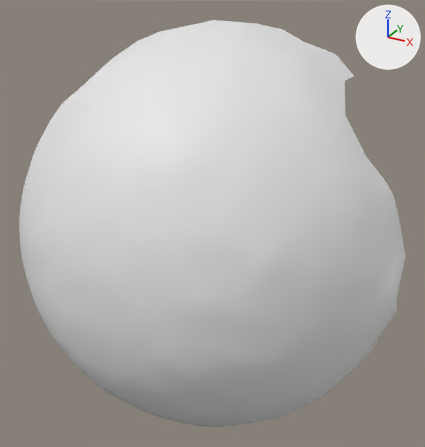
Before and after pictures for a commit that changed the OBJ model res/final/onecam_fullvolume/07/cleanedup/FullVolium.000389.obj.
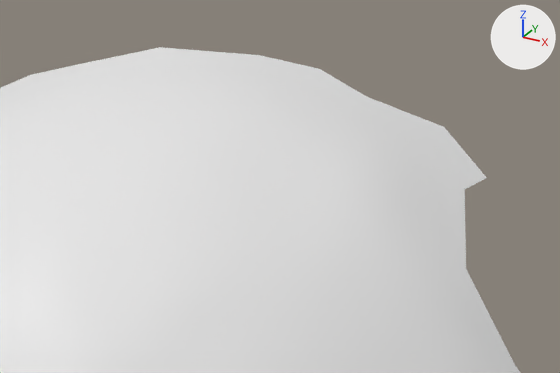
Each version is shown whole from a camera (50 mm lens) standing at (-390.1, -303.0, 559.3) and looking at (-487.1, -126.7, 471.2), then close up on the part from 34% to 91% of the width and 0% to 36% of the height. Lighting does not change. The marker at upper right points along +X, +Y and +Z. Where no turn or scale is listed for an object, it has been applied to the vertices.

Names of what the first close-up shows: 'FullVolium.000389'.
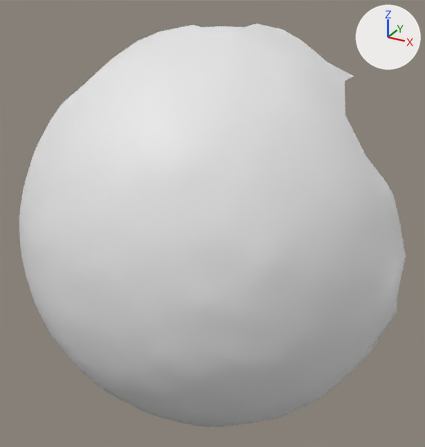
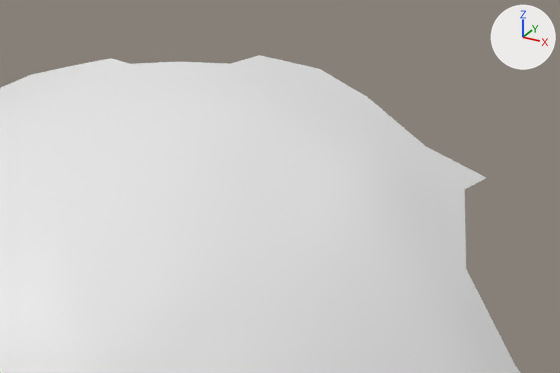
Changed parts and their boxes (x1, y1, x2, y2) in the close-ups (560 x 373 px):
'FullVolium.000389', reshaped: before (0, 47, 521, 373); after (0, 55, 521, 373)
part 1 of me_fullvolium_000389, deleted: before (73, 47, 487, 178)

The change in detail:
me_fullvolium_000389 has 1296 vertices, 2542 faces and spans x -571.0..-419.0, y -184.0..-88.0, z 382.0..541.0.
me_fullvolium_000389 is used by ob_fullvolium_000389; location (0.0, 0.0, 0.0).
Verts and faces of me_fullvolium_000389; kept vertices keep their numbers, new ones are numbered from 1296.
Before the commit, vertices of me_fullvolium_000389: 1183 (-499.0, -113.0, 539.0) at pixel (130, 63), 1185 (-493.0, -110.0, 540.0) at pixel (178, 61), 1237 (-504.0, -110.0, 539.0) at pixel (110, 58), 1238 (-498.0, -106.0, 541.0) at pixel (159, 47), 1239 (-512.0, -110.0, 538.0) at pixel (69, 66).
Before the commit, vertices of me_fullvolium_000389: 1280 (-486.0, -106.0, 539.0) at pixel (230, 63), 1283 (-468.0, -94.0, 534.0) at pixel (367, 96), 1285 (-486.0, -95.0, 540.0) at pixel (259, 55), 1288 (-456.0, -100.0, 528.0) at pixel (425, 146), 1292 (-448.0, -93.0, 523.0) at pixel (486, 177).
Before the commit, vertices of me_fullvolium_000389: 1295 (-457.0, -88.0, 530.0) at pixel (444, 126).
Part 1, on me_fullvolium_000389:
Vertices deleted: 1238, 1295 (with the faces that use them).
